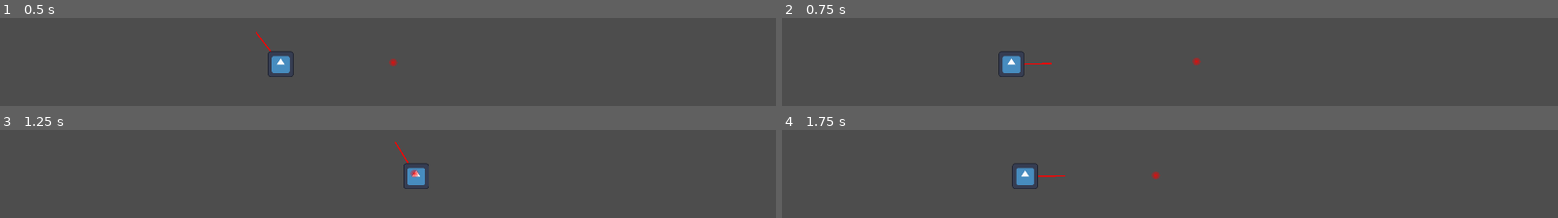
Above: before the commit, frames 1-4 (two rows, left to right).
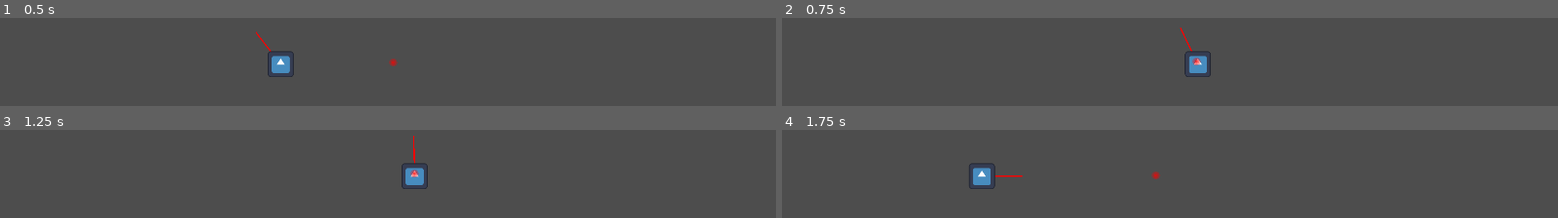
Above: after the commit, the same moments.

Repository: leogeier/ggj24-lasercats
Game: Godot game, scene res://main.tscn
The game is run twice, just before and just after one commit, with the same random seed, the same clock (stepped at 60 frames per second) and the same inputs. The engine's default icon, where the game draws it, is replaced by a stand-in: a white triangle on a blue panel in a dark square.
Inputs (mouse positions are in pixels of both pictures, inside the frame that each line leads up to):
- Up to frame 1 (0.5 s): no input
- Up to frame 2 (0.75 s): tap Enter at 0.5 s; move the mouse to (outside the picture) at 0.52 s
- Up to frame 3 (1.25 s): no input
- Up to frame 4 (1.75 s): move the mouse to (outside the picture) at 1.27 s

Frame 1 is identical in both runs. In frame 2, 1.3% of the frame differs, in the area x 27-56%, y 10-68%; in frame 3, 0.3%; in frame 4, 1.4%, in the area x 24-37%, y 37-68%.

Commit message:
some more cat tweaks

Diff:
--- a/game/main.tscn
+++ b/game/main.tscn
@@ -73,6 +73,69 @@
 position = Vector2(71, -71)
 shape = SubResource("CircleShape2D_f34vw")
 
+[node name="StaticBody2D9" type="RigidBody2D" parent="."]
+position = Vector2(718, 52)
+mass = 6.45
+physics_material_override = SubResource("PhysicsMaterial_5ruui")
+gravity_scale = 0.5
+
+[node name="CollisionShape2D" type="CollisionShape2D" parent="StaticBody2D9"]
+shape = SubResource("RectangleShape2D_2ywyu")
+
+[node name="StaticBody2D10" type="StaticBody2D" parent="."]
+position = Vector2(752, 145)
+physics_material_override = SubResource("PhysicsMaterial_t6f1c")
+
+[node name="CollisionShape2D" type="CollisionShape2D" parent="StaticBody2D10"]
+position = Vector2(-129, -71)
+shape = SubResource("CircleShape2D_f34vw")
+
+[node name="CollisionShape2D2" type="CollisionShape2D" parent="StaticBody2D10"]
+position = Vector2(71, -71)
+shape = SubResource("CircleShape2D_f34vw")
+
+[node name="StaticBody2D11" type="RigidBody2D" parent="."]
+position = Vector2(1344, -221)
+mass = 6.45
+physics_material_override = SubResource("PhysicsMaterial_5ruui")
+gravity_scale = 0.5
+
+[node name="CollisionShape2D" type="CollisionShape2D" parent="StaticBody2D11"]
+shape = SubResource("RectangleShape2D_2ywyu")
+
+[node name="StaticBody2D12" type="StaticBody2D" parent="."]
+position = Vector2(1378, -128)
+physics_material_override = SubResource("PhysicsMaterial_t6f1c")
+
+[node name="CollisionShape2D" type="CollisionShape2D" parent="StaticBody2D12"]
+position = Vector2(-129, -71)
+shape = SubResource("CircleShape2D_f34vw")
+
+[node name="CollisionShape2D2" type="CollisionShape2D" parent="StaticBody2D12"]
+position = Vector2(71, -71)
+shape = SubResource("CircleShape2D_f34vw")
+
+[node name="StaticBody2D13" type="RigidBody2D" parent="."]
+position = Vector2(720, -317)
+mass = 6.45
+physics_material_override = SubResource("PhysicsMaterial_5ruui")
+gravity_scale = 0.5
+
+[node name="CollisionShape2D" type="CollisionShape2D" parent="StaticBody2D13"]
+shape = SubResource("RectangleShape2D_2ywyu")
+
+[node name="StaticBody2D14" type="StaticBody2D" parent="."]
+position = Vector2(754, -224)
+physics_material_override = SubResource("PhysicsMaterial_t6f1c")
+
+[node name="CollisionShape2D" type="CollisionShape2D" parent="StaticBody2D14"]
+position = Vector2(-129, -71)
+shape = SubResource("CircleShape2D_f34vw")
+
+[node name="CollisionShape2D2" type="CollisionShape2D" parent="StaticBody2D14"]
+position = Vector2(71, -71)
+shape = SubResource("CircleShape2D_f34vw")
+
 [node name="StaticBody2D5" type="StaticBody2D" parent="."]
 position = Vector2(836, 547)
 physics_material_override = SubResource("PhysicsMaterial_5ruui")
--- a/game/scenes/cat/cat.gd
+++ b/game/scenes/cat/cat.gd
@@ -2,7 +2,7 @@
 
 @export var horizontal_forward_force = 9000
 @export var jump_force = 6000
-@export var jump_flick_threshold = 100
+@export var jump_flick_threshold = 50
 @export var just_landed_slowdown = 0.5
 @export var air_slowdown = 1.0
 @export var horizontal_deadzone = 30
@@ -43,15 +43,6 @@
 	var relative_laser_pos = last_laser_pointer_position - position
 	var laser_dir = relative_laser_pos.normalized()
 
-	if abs(relative_laser_pos.x) > horizontal_deadzone:
-		var _air_slowdown = 1.0 if is_on_ground() else air_slowdown
-		var horizontal_slowdown = 1.0 if is_jump_cooldown_complete() else just_landed_slowdown
-		var force = Vector2.ZERO
-		force.x = laser_dir.x * horizontal_forward_force * horizontal_slowdown * _air_slowdown
-		state.apply_central_force(force)
-	elif is_on_ground():
-		linear_velocity *= 0.9
-
 	if is_on_ground() and is_jump_cooldown_complete():
 		var should_jump = false
 		var jump_vector
@@ -72,6 +63,17 @@
 					var impulse_pos = body.to_local(%GroundCheck.global_position)
 					print(impulse_pos)
 					body.apply_impulse(Vector2.DOWN * jump_body_impulse_strength, impulse_pos)
+			return
+
+	if abs(relative_laser_pos.x) > horizontal_deadzone:
+		var _air_slowdown = 1.0 if is_on_ground() else air_slowdown
+		var horizontal_slowdown = 1.0 if is_jump_cooldown_complete() else just_landed_slowdown
+		var force = Vector2.ZERO
+		force.x = laser_dir.x * horizontal_forward_force * horizontal_slowdown * _air_slowdown
+		state.apply_central_force(force)
+	elif is_on_ground():
+		linear_velocity *= 0.9
+
 
 var was_on_ground = true
 func _physics_process(_delta):
--- a/game/scenes/cat/cat.tscn
+++ b/game/scenes/cat/cat.tscn
@@ -10,8 +10,8 @@
 size = Vector2(64, 1)
 
 [sub_resource type="CapsuleShape2D" id="CapsuleShape2D_fi3d3"]
-radius = 195.0
-height = 496.0
+radius = 290.0
+height = 930.0
 
 [node name="Cat" type="RigidBody2D" groups=["cat"]]
 position = Vector2(1, 0)
@@ -43,6 +43,7 @@
 
 [node name="CollisionShape2D" type="CollisionShape2D" parent="LaserCheck"]
 position = Vector2(-1, -157)
+rotation = 1.57079
 shape = SubResource("CapsuleShape2D_fi3d3")
 
 [node name="JumpTimer" type="Timer" parent="."]
